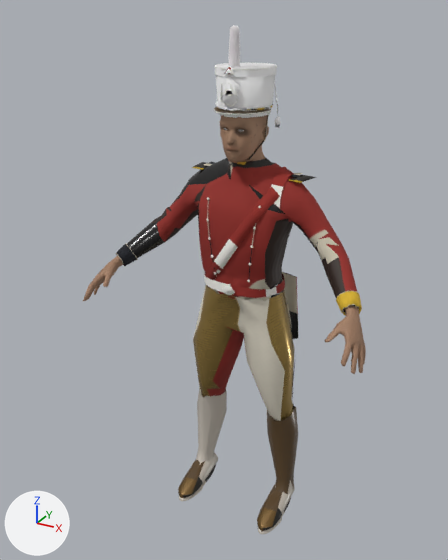
An edit to the glTF model web/public/models/characters/royalist-lod2.glb, drawn before and after from the same camera.
Before and after are seen from a 50 mm camera at (1.009, -2.039, 2.03) aimed at (-0.059, -0.098, 1.06). Every picture has the same lights, and +X, +Y and +Z are marked at lower left. The older version comes first. Vertices at exactly the same position are counted once.

In view in the first picture: 'Human_footwear_LOD2', 'Human_headwear_LOD2', 'Human_legwear_LOD2', 'Human_outfit_LOD2', 'Human_skin_LOD2'.
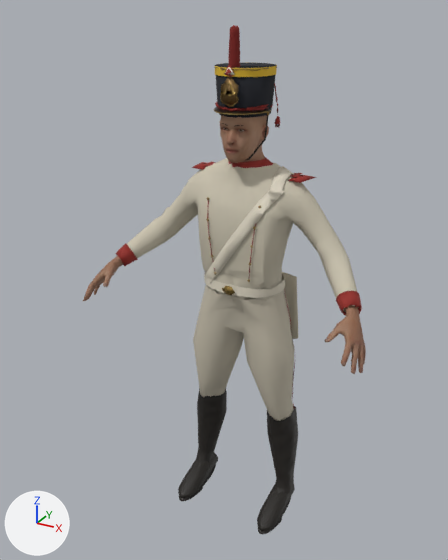
Pixel boxes (x1, y1, x2, y2) of what changed, in the pictures (448 x 560 px):
part 1 of me_fitted_boot_l, surface changed (darker): (178, 389, 298, 534) in both
part 2 of me_shaped_shako, surface changed (darker): (214, 25, 280, 160) in both
part 3 of me_tailored_breeches, surface changed: (193, 285, 295, 421) in both
part 4 of me_tailored_coat, reshaped: before (205, 167, 294, 287); after (189, 156, 341, 302)
part 5 of me_tailored_coat, surface changed (lighter): (116, 158, 362, 339) in both
part 6 of me_tailored_coat, recoloured: (203, 162, 268, 286) in both

What changed in the scene script:
```text
Change me_fitted_boot_l:
    where me_fitted_boot_l.from_pydata(...)  # 360 vertices, 562 faces; spans x -0.246..0.245, y -0.245..0.07, z 0.007..0.487
    used by ob_human_footwear_lod2; location = (0.0, 0.0, 0.0)
    me_fitted_boot_l part 1: texture (UV) coordinates of 562 of 562 faces, centred in x -0.243..0.243, y -0.245..0.064, z 0.011..0.459, changed; they spanned u 0.76..0.99, v 0.01..0.24 and now span u 0.38..0.49, v 0.0..0.12
Change me_shaped_shako:
    where me_shaped_shako.from_pydata(...)  # 1291 vertices, 2149 faces; spans x -0.104..0.12, y -0.186..0.062, z 1.536..1.978
    used by ob_human_headwear_lod2; location = (0.0, 0.0, 0.0)
    me_shaped_shako part 2: texture (UV) coordinates of 2149 of 2149 faces, centred in x -0.103..0.119, y -0.184..0.06, z 1.537..1.976, changed; they spanned u 0.01..0.99, v 0.01..0.99 and now span u 0.0..1.0, v 0.0..0.37
Change me_tailored_breeches:
    where me_tailored_breeches.from_pydata(...)  # 249 vertices, 345 faces; spans x -0.221..0.222, y -0.157..0.112, z 0.444..1.046
    used by ob_human_legwear_lod2; location = (0.0, 0.0, 0.0)
    me_tailored_breeches part 3: texture (UV) coordinates of 345 of 345 faces, centred in x -0.216..0.216, y -0.147..0.105, z 0.456..1.022, changed; they spanned u 0.26..0.71, v 0.01..0.24 and now span u 0.13..0.37, v 0.0..0.12
Change me_tailored_coat:
    used by ob_human_outfit_lod2; location = (0.0, 0.0, 0.0)
    remove me_tailored_coat.from_pydata(...)  # 2307 vertices, 4267 faces; spans x -0.512..0.512, y -0.221..0.181, z 0.698..1.536
    add me_tailored_coat.from_pydata(...)  # 2806 vertices, 5309 faces; spans x -0.512..0.512, y -0.221..0.181, z 0.698..1.536
    me_tailored_coat part 4: 295 vertices removed from x -0.151..0.171, y -0.161..0.103, z 1.033..1.506; 794 vertices added at x -0.368..0.368, y -0.161..0.103, z 1.002..1.533
    me_tailored_coat part 5: 3487 kept faces spanning x -0.512..0.512, y -0.221..0.181, z 0.698..1.536 get new texture (UV) coordinates
    me_tailored_coat part 6: 32 kept faces spanning x -0.174..0.092, y -0.153..0.056, z 1.058..1.536 get new vertex colours; the middle colour goes from white #fafafa to white #f7f7f7
```
